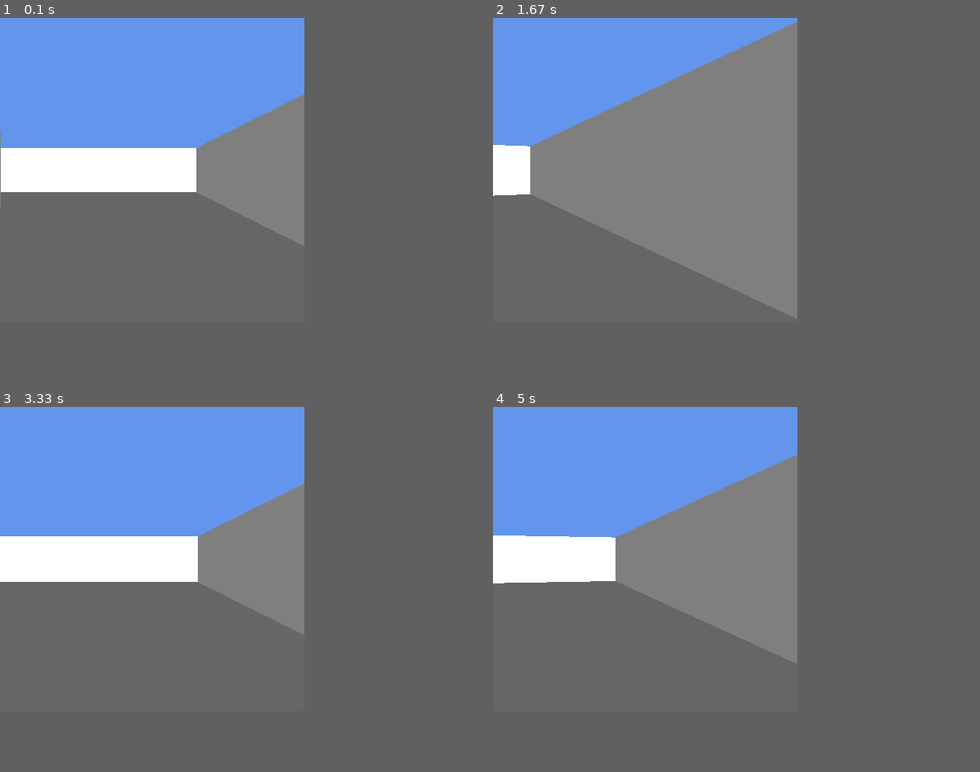
Above: before the commit, frames 1-4 (two rows, left to right).
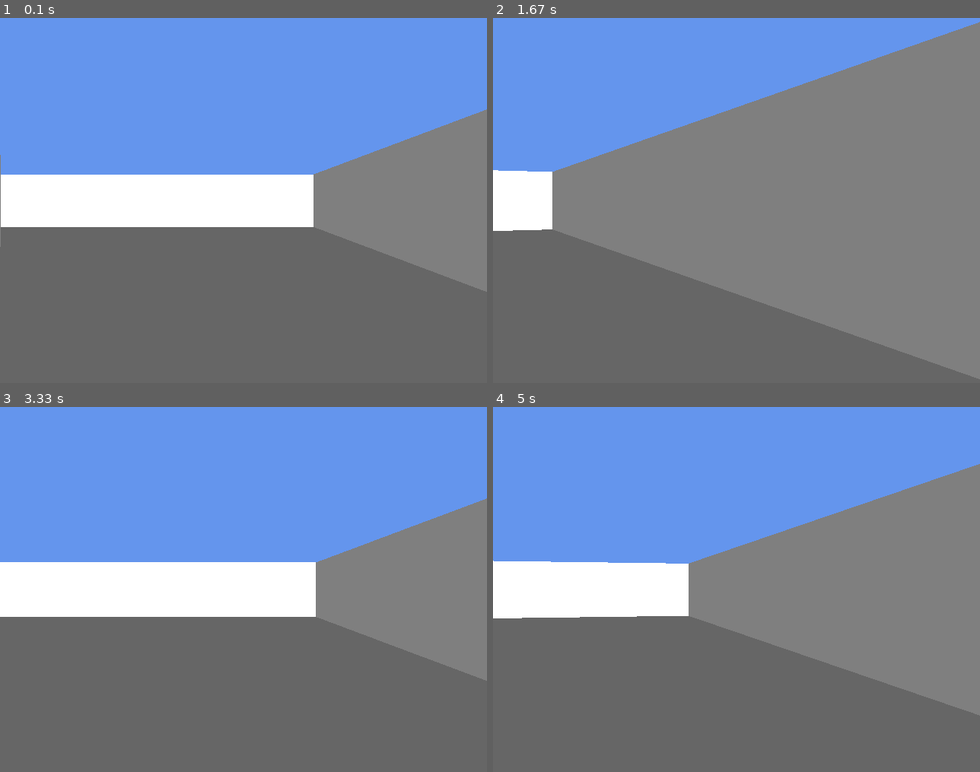
Above: after the commit, the same moments.

Repository: edwin-jones/pyrayder
Game: pygame game, started from raycast-test/raycast-test/raycast3D.py
Same seed, same stepped clock (60 frames per second), same inputs: the game is played once before the commit and once after it.
Inputs:
- Up to frame 1 (0.1 s): no input
- Up to frame 2 (1.67 s): hold Right 0.33-0.8 s; hold Up 0.83-1.13 s; hold Right 1.17-1.63 s
- Up to frame 3 (3.33 s): hold Left 1.67-2.2 s; hold Down 2.23-2.53 s; hold Left 2.57-2.97 s; hold Up from 3 s (still down)
- Up to frame 4 (5 s): release Up at 3.37 s; hold Right 3.4-4.03 s; hold Down 4.07-4.43 s; hold Left 4.47-4.93 s; hold Right from 4.97 s (still down)
In our replay, the window is 400x400 before the commit and 640x480 after it. These sizes can differ from the game's own. Grey fills any space a smaller window leaves; there, only what the larger window draws over its background counts as a difference.

The runs differ from the first frame. In frame 1, 38% of the frame differs, in the area x 0-100%, y 0-75%; in frame 2, 29%; in frame 3, 38%; in frame 4, 41%, in the area x 0-100%, y 0-100%.

Commit message:
cleanup a bit

Diff:
--- /dev/null
+++ b/raycast-test/raycast-test/player.py
@@ -0,0 +1,11 @@
+"""This module contains definitions of vector objects"""
+
+class Player(object):
+    """A basic vector 2 class"""
+    def __init__(self, position, direction, camera_plane):
+        self.position = position
+        self.direction = direction
+        self.camera_plane = camera_plane
+
+    def __repr__(self):
+        return 'Player with position x:{} y:{}'.format(self.position.x, self.position.y)
--- a/raycast-test/raycast-test/raycast3D.py
+++ b/raycast-test/raycast-test/raycast3D.py
@@ -1,7 +1,10 @@
+"""Main program module"""
+
 import math
 import colors
 import pygame
 import vector
+from player import Player
 
 """To rotate a vector, multiply it with the rotation matrix
 
@@ -12,109 +15,95 @@
 
 FRAME_SPEED = int(1000 / 60) #frame time for 1000 / N fps, 33.3 for 30 fps and 16.6 for 60fps.
 
-MAP =   [
-        [1, 1, 1, 1, 1, 1, 1, 1, 1, 1],
-        [1, 0, 0, 0, 0, 0, 0, 0, 0, 1],
-        [1, 0, 0, 0, 0, 0, 0, 0, 0, 1],
-        [1, 0, 0, 0, 0, 0, 0, 0, 0, 1],
-        [1, 0, 0, 0, 5, 3, 0, 0, 0, 1],
-        [1, 0, 0, 0, 1, 4, 0, 0, 0, 1],
-        [1, 0, 0, 0, 0, 0, 0, 0, 0, 1],
-        [1, 0, 0, 0, 0, 0, 0, 0, 0, 1],
-        [1, 0, 0, 0, 0, 0, 0, 0, 0, 1],
-        [1, 1, 1, 1, 1, 1, 1, 1, 1, 1],
-
-
-        ]
-
-
-SCREEN_WIDTH = 400
-SCREEN_HEIGHT = 400
-
-FAKE_ZERO = 0.000001
-
-
-#pygame/visual initialization
-pygame.init()
-
-
-
-size = (SCREEN_WIDTH, SCREEN_HEIGHT)
-screen = pygame.display.set_mode(size)
-
-playerPos = vector.Vector2(2,2)
-playerDir = vector.Vector2(1,0)
-cameraPlane = vector.Vector2(0,-0.5)
-
-time = 0
-oldTime = 0
-
-done = False
+MAP = [
+    [1, 1, 1, 1, 1, 1, 1, 1, 1, 1],
+    [1, 0, 0, 0, 0, 0, 0, 0, 0, 1],
+    [1, 0, 0, 0, 0, 0, 0, 0, 0, 1],
+    [1, 0, 0, 0, 0, 0, 0, 0, 0, 1],
+    [1, 0, 0, 0, 5, 3, 0, 0, 0, 1],
+    [1, 0, 0, 0, 1, 4, 0, 0, 0, 1],
+    [1, 0, 0, 0, 0, 0, 0, 0, 0, 1],
+    [1, 0, 0, 0, 0, 0, 0, 0, 0, 1],
+    [1, 0, 0, 0, 0, 0, 0, 0, 0, 1],
+    [1, 1, 1, 1, 1, 1, 1, 1, 1, 1],
+    ]
+
+
+SCREEN_WIDTH = 640
+SCREEN_HEIGHT = 480
+
+ROTATION_SPEED = 0.25 #rotation speed is defined as squares per second.
+MOVE_SPEED = 0.25 #move speed is defined as squares per second.
+
+
+SCREEN_SIZE = (SCREEN_WIDTH, SCREEN_HEIGHT)
+SCREEN = pygame.display.set_mode(SCREEN_SIZE)
+
+PLAYER_START_POSITION = vector.Vector2(2, 2)
+PLAYER_START_DIRECTION = vector.Vector2(1, 0)
+PLAYER_START_CAMERA_PLANE = vector.Vector2(0, -0.5)
 
 WALL_PALETTE = [colors.BLACK, colors.WHITE, colors.RED, colors.GREEN, colors.BLUE, colors.YELLOW]
 
-#use this function to avoid zero if we risk a divide by zero expression.
-def Avoid_Zero(value):
+
+def avoid_zero(value):
+    """use this function to avoid zero if we risk a divide by zero expression."""
     if value == 0:
-        return FAKE_ZERO
+        return 0.000001
     else:
         return value
 
-while not done:
-
-    #delay until next frame.
-    pygame.time.wait(FRAME_SPEED)
-
-    screen.fill(colors.FLOOR_GRAY)
-
-    pygame.draw.rect(screen, colors.SKY_BLUE, (0,0, SCREEN_WIDTH, SCREEN_HEIGHT/2))
-
-    rotSpeed = 0.25 #rotation speed is defined as squares per second.
-    movSpeed = 0.25 #move speed is defined as squares per second.
-
-    #handle input
+def handle_input(player):
+    """This function handles control input for this program"""
     for event in pygame.event.get():
 
         #quit if user presses exit
         if event.type == pygame.QUIT:
-            done=True
+            global running
+            running=False
 
         #handle rotation
         if event.type == pygame.KEYDOWN:
             if event.key == pygame.K_UP:
-                playerPos.x += playerDir.x * movSpeed
-                playerPos.y += playerDir.y * movSpeed
+                player.position.x += player.direction.x * MOVE_SPEED
+                player.position.y += player.direction.y * MOVE_SPEED
 
             if event.key == pygame.K_DOWN:
-                playerPos.x -= playerDir.x * movSpeed
-                playerPos.y -= playerDir.y * movSpeed
+                player.position.x -= player.direction.x * MOVE_SPEED
+                player.position.y -= player.direction.y * MOVE_SPEED
 
             if event.key == pygame.K_LEFT:
                 #both camera direction and camera plane must be rotated
-                oldDirX = playerDir.x
-                playerDir.x = playerDir.x * math.cos(rotSpeed) - playerDir.y * math.sin(rotSpeed)
-                playerDir.y = oldDirX * math.sin(rotSpeed) + playerDir.y * math.cos(rotSpeed)
-                oldPlaneX = cameraPlane.x
-                cameraPlane.x = cameraPlane.x * math.cos(rotSpeed) - cameraPlane.y * math.sin(rotSpeed)
-                cameraPlane.y = oldPlaneX * math.sin(rotSpeed) + cameraPlane.y * math.cos(rotSpeed)
+                old_dir_x = player.direction.x
+                player.direction.x = player.direction.x * math.cos(ROTATION_SPEED) - player.direction.y * math.sin(ROTATION_SPEED)
+                player.direction.y = old_dir_x * math.sin(ROTATION_SPEED) + player.direction.y * math.cos(ROTATION_SPEED)
+                old_plane_x = player.camera_plane.x
+                player.camera_plane.x = player.camera_plane.x * math.cos(ROTATION_SPEED) - player.camera_plane.y * math.sin(ROTATION_SPEED)
+                player.camera_plane.y = old_plane_x * math.sin(ROTATION_SPEED) + player.camera_plane.y * math.cos(ROTATION_SPEED)
 
             if event.key == pygame.K_RIGHT:
                 #both camera direction and camera plane must be rotated
-                oldDirX = playerDir.x
-                playerDir.x = playerDir.x * math.cos(-rotSpeed) - playerDir.y * math.sin(-rotSpeed)
-                playerDir.y = oldDirX * math.sin(-rotSpeed) + playerDir.y * math.cos(-rotSpeed)
-                oldPlaneX = cameraPlane.x
-                cameraPlane.x = cameraPlane.x * math.cos(-rotSpeed) - cameraPlane.y * math.sin(-rotSpeed)
-                cameraPlane.y = oldPlaneX * math.sin(-rotSpeed) + cameraPlane.y * math.cos(-rotSpeed)
-
-    #draw screen
+                old_dir_x = player.direction.x
+                player.direction.x = player.direction.x * math.cos(-ROTATION_SPEED) - player.direction.y * math.sin(-ROTATION_SPEED)
+                player.direction.y = old_dir_x * math.sin(-ROTATION_SPEED) + player.direction.y * math.cos(-ROTATION_SPEED)
+                old_plane_x = player.camera_plane.x
+                player.camera_plane.x = player.camera_plane.x * math.cos(-ROTATION_SPEED) - player.camera_plane.y * math.sin(-ROTATION_SPEED)
+                player.camera_plane.y = old_plane_x * math.sin(-ROTATION_SPEED) + player.camera_plane.y * math.cos(-ROTATION_SPEED)
+
+
+def simulate(player):
+    """This method runs all simulation for the program"""
+    handle_input(player)
+
+def render(player):
+    """This method draws everything to the screen"""
     for x in range(0, SCREEN_WIDTH):
         #calculate ray position and direction
         cameraX = 2 * x / SCREEN_WIDTH - 1 #x-coordinate in camera space
-        rayPosX = playerPos.x
-        rayPosY = playerPos.y
-        rayDirX = playerDir.x + cameraPlane.x * cameraX
-        rayDirY = playerDir.y + cameraPlane.y * cameraX
+        rayPosX = player.position.x
+        rayPosY = player.position.y
+        rayDirX = player.direction.x + player.camera_plane.x * cameraX
+        rayDirY = player.direction.y + player.camera_plane.y * cameraX
 
         #which box of the map we're in
         mapX = int(rayPosX)
@@ -128,8 +117,8 @@
         tempDirX = (rayDirX * rayDirX)
         tempDirY = (rayDirY * rayDirY)
 
-        tempDirX = Avoid_Zero(tempDirX)
-        tempDirY = Avoid_Zero(tempDirY)
+        tempDirX = avoid_zero(tempDirX)
+        tempDirY = avoid_zero(tempDirY)
 
         deltaDistX = math.sqrt(1 + (rayDirY * rayDirY) / tempDirX)
         deltaDistY = math.sqrt(1 + (rayDirX * rayDirX) / tempDirY)
@@ -184,7 +173,7 @@
         else:
             perpWallDist = (mapY - rayPosY + (1 - stepY) / 2) / rayDirY
 
-        perpWallDist = Avoid_Zero(perpWallDist)
+        perpWallDist = avoid_zero(perpWallDist)
 
         #Calculate height of line to draw on screen
         lineHeight = int(SCREEN_HEIGHT / perpWallDist)
@@ -192,12 +181,12 @@
         #calculate lowest and highest pixel to fill in current stripe
         drawStart = -lineHeight / 2 + SCREEN_HEIGHT / 2
 
-        if(drawStart < 0):
+        if drawStart < 0:
             drawStart = 0
 
         drawEnd = lineHeight / 2 + SCREEN_HEIGHT / 2
 
-        if(drawEnd >= SCREEN_HEIGHT):
+        if drawEnd >= SCREEN_HEIGHT:
             drawEnd = SCREEN_HEIGHT - 1
 
         #choose wall color
@@ -208,15 +197,38 @@
 
 
         #give x and y sides different brightness
-        if (side == 1):
+        if side == 1:
             color = (color[0]/2, color[1]/2, color[2]/2)
 
       #draw the pixels of the stripe as a vertical line
-        pygame.draw.line(screen, color, (x, drawStart), (x, drawEnd))
+        pygame.draw.line(SCREEN, color, (x, drawStart), (x, drawEnd))
 
 
     # Go ahead and update the screen with what we've drawn.
     # This MUST happen after all the other drawing commands.
     pygame.display.flip()
 
-pygame.quit()
+
+def run():
+    """Run the game with this method"""
+    pygame.init()
+
+    player = Player(PLAYER_START_POSITION, PLAYER_START_DIRECTION, PLAYER_START_CAMERA_PLANE)
+
+    running = True
+    while running:
+
+        #delay until next frame.
+        pygame.time.wait(FRAME_SPEED)
+
+        #fill screen with back buffer color and then draw the ceiling/sky.
+        SCREEN.fill(colors.FLOOR_GRAY)
+        pygame.draw.rect(SCREEN, colors.SKY_BLUE, (0, 0, SCREEN_WIDTH, SCREEN_HEIGHT/2))
+
+        simulate(player)
+        render(player)
+
+    pygame.quit()
+
+if __name__ == "__main__":
+    run()
--- a/raycast-test/raycast-test/vector.py
+++ b/raycast-test/raycast-test/vector.py
@@ -1,3 +1,5 @@
+"""This module contains definitions of vector objects"""
+
 class Vector2(object):
     """A basic vector 2 class"""
     def __init__(self, x=0, y=0):
@@ -5,4 +7,4 @@
         self.y = y
 
     def __repr__(self):
-        return 'Vector 2 with values x:{} y:{}'.format(self.x,  self.y)
+        return 'Vector 2 with values x:{} y:{}'.format(self.x, self.y)
Not shown, changed: .gitignore
